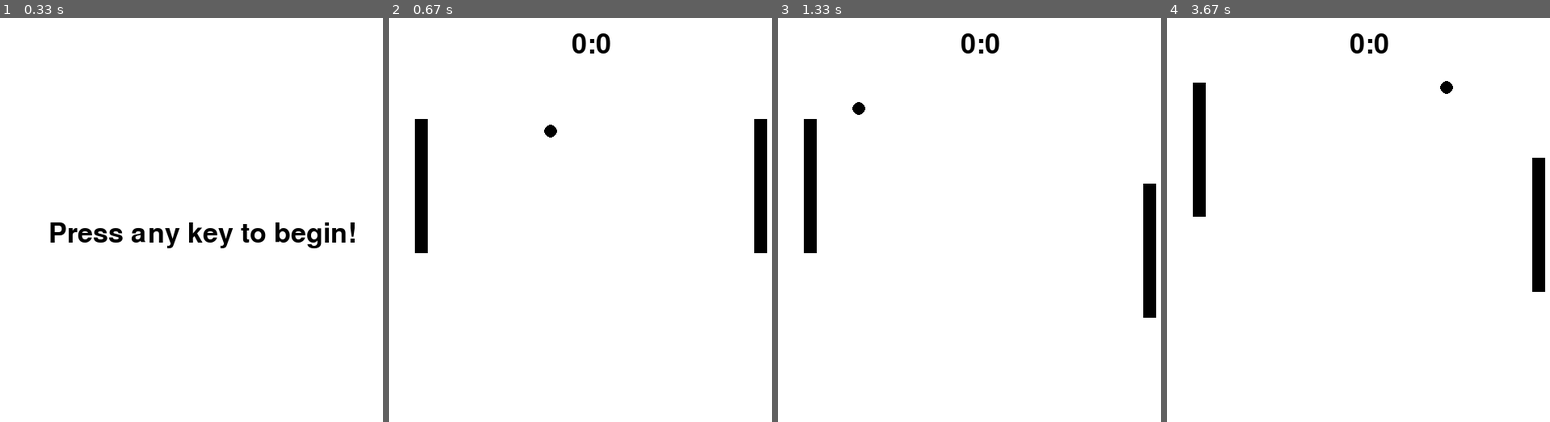
Above: before the commit, frames 1-4 (left to right).
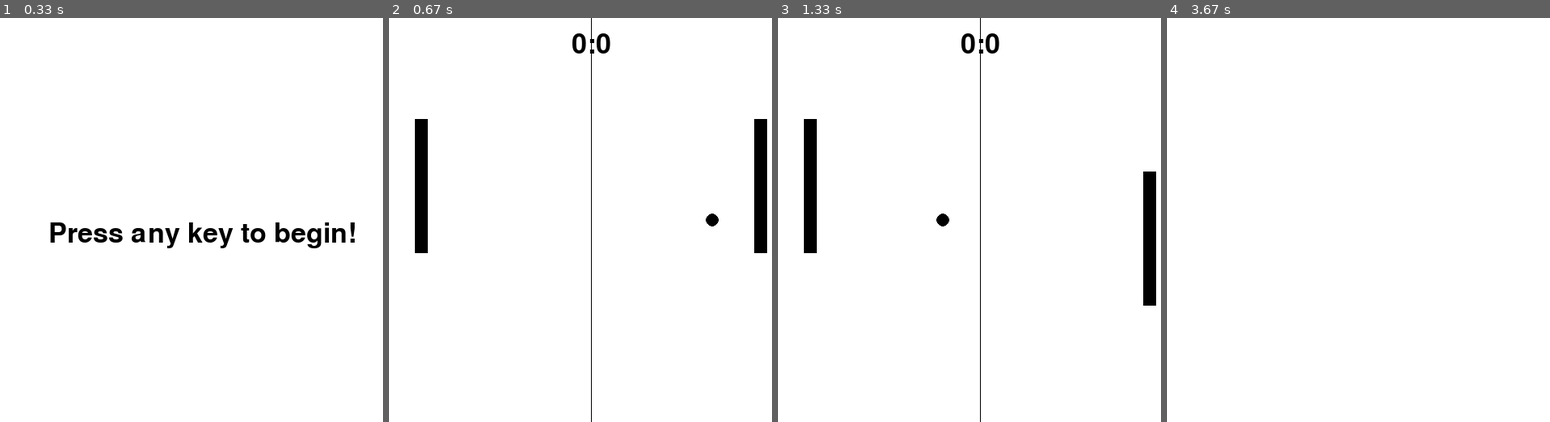
Above: after the commit, the same moments.

Repository: Chazz22/PygameTests
Game: pygame game, started from Pong.py
Same seed, same stepped clock (60 frames per second), same inputs: the game is played once before the commit and once after it.
Inputs:
- Up to frame 1 (0.33 s): no input
- Up to frame 2 (0.67 s): hold Up from 0.33 s (still down)
- Up to frame 3 (1.33 s): release Up at 0.8 s; hold Down 0.83-1.13 s; hold Up from 1.17 s (still down)
- Up to frame 4 (3.67 s): release Up at 1.53 s; hold Down 1.57-1.93 s; hold Up 1.97-2.27 s; hold Down 2.3-2.6 s; hold Up 2.63-3 s; hold W 2.63-3 s; hold Down 3.03-3.4 s; hold S 3.03-3.4 s; hold Up from 3.43 s (still down); hold W from 3.43 s (still down)

Frame 1 is identical in both runs. In frame 2, 0.4% of the frame differs, in the area x 40-87%, y 0-100%; in frame 3, 0.6%; in frame 4, 2.6%, in the area x 6-99%, y 3-68%.

Commit message:
Pong is at acceptable playability

Diff:
--- a/Pong.py
+++ b/Pong.py
@@ -1,6 +1,6 @@
 __author__ = 'jono'
 
-import pygame, math, random
+import pygame, math, random, time
 from abc import abstractmethod, ABCMeta
 
 display_size = 500
@@ -8,6 +8,8 @@
 
 ball_size = display_size // 30
 paddle_height = display_size // 3
+paddle_speed = ball_size // 1.2
+ball_speed = ball_size
 
 white = (255, 255, 255)
 black = (0, 0, 0)
@@ -23,8 +25,10 @@
         self.angle = angle
         self.speed = speed
         self.game_display = game_display
-
-    @abstractmethod
+        self.origin_x = self.x
+        self.origin_y = self.y
+        self.origin_angle = self.angle
+
     def move(self):
         pass
 
@@ -32,6 +36,11 @@
     def draw(self):
         pass
 
+    def reset(self):
+        self.x = self.origin_x
+        self.y = self.origin_y
+        self.angle = self.origin_angle
+
 
 class Paddle(BaseEntity):
 
@@ -52,13 +61,38 @@
         pygame.draw.circle(self.game_display, black, (self.x, self.y), self.radius, 0)
 
     def move(self):
-        self.x += int(math.sin(self.angle) * self.speed)
-        self.y -= int(math.cos(self.angle) * self.speed)
+        self.x += int(math.cos(self.angle) * self.speed)
+        self.y -= int(math.sin(self.angle) * self.speed)
 
     def reset(self):
+        ball_range = [random.uniform(-math.pi / 8, math.pi / 8), random.uniform(3 * math.pi / 4, 5 * math.pi / 4)]
         self.x = display_size // 2
         self.y = display_size // 2
-        self.angle = random.uniform(-math.pi / 4, math.pi / 4)
+        self.angle = random.choice(ball_range)
+
+
+class Hud(object):
+
+    def __init__(self, main):
+        self.main = main
+        self.game_display = main.game_display
+        pygame.font.init()
+        self.font = pygame.font.Font(None, display_size // 10)
+
+    def draw_line(self):
+        pygame.draw.line(self.game_display, black, (display_size // 2, 0), (display_size // 2, display_size))
+
+    def update_scoreboard(self):
+        text = self.font.render('{}:{}'.format(self.main.player1.score, self.main.player2.score), True, black)
+        self.game_display.blit(text, ((display_size // 2) - (text.get_rect().width // 2), ball_size))
+
+    def send_centered_message(self, msg):
+        text = self.font.render(msg, True, black)
+        self.game_display.blit(text, ((display_size // 2) - (text.get_rect().width // 2), display_size // 2))
+
+    def update(self):
+        self.update_scoreboard()
+        self.draw_line()
 
 
 class Main:
@@ -70,38 +104,32 @@
 
         self.game_started = False
 
-        self.clock = None
-        self.font = None
-        self.game_display = None
+        pygame.init()
+        self.clock = pygame.time.Clock()
+        self.game_display = pygame.display.set_mode((display_size, display_size))
+        pygame.display.set_caption('Pong')
 
         self.player1 = None
         self.player2 = None
         self.ball = None
 
+        self.hud = Hud(self)
+
         self.game_loop()
 
-    def scoreboard(self):
-        text = self.font.render('{}:{}'.format(self.player1.score, self.player2.score), True, black)
-        self.game_display.blit(text, ((display_size // 2) - (text.get_rect().width // 2), ball_size))
-
-    def send_centered_message(self, msg):
-        text = self.font.render(msg, True, black)
-        self.game_display.blit(text, ((display_size // 2) - (text.get_rect().width // 2), display_size // 2))
+    def reset(self):
+        self.player1.reset()
+        self.player2.reset()
+        self.ball.reset()
 
     def game_loop(self):
 
-        pygame.init()
-
-        self.clock = pygame.time.Clock()
-        self.font = pygame.font.Font(None, display_size // 10)
-        self.game_display = pygame.display.set_mode((display_size, display_size))
-        pygame.display.set_caption('Pong')
-
-        self.player1 = Paddle(self.game_display, ball_size * 2, display_size // 4, 0, ball_size)
-        self.player2 = Paddle(self.game_display, display_size - (ball_size * 3), display_size // 4, 0, ball_size)
+        self.player1 = Paddle(self.game_display, ball_size * 2, display_size // 4, 0, paddle_speed)
+        self.player2 = Paddle(self.game_display, display_size - (ball_size * 3), display_size // 4, 0, paddle_speed)
 
         self.ball = Ball(self.game_display, display_size // 2, display_size // 2
-                         , random.uniform(-2 * math.pi, 2 * math.pi), ball_size // 1.2)
+                         , 0, ball_speed)
+        self.ball.reset()
 
         while not self.game_started:
 
@@ -113,7 +141,7 @@
                     self.game_started = True
 
             self.game_display.fill(white)
-            self.send_centered_message('Press any key to begin!')
+            self.hud.send_centered_message('Press any key to begin!')
 
             pygame.display.update()
 
@@ -151,25 +179,27 @@
 
             # Ball collision with wall bounds
             if self.ball.x < ball_size:
-                self.ball.reset()
+                self.reset()
                 self.player2.score += 1
+                time.sleep(0.5)
             elif self.ball.x > display_size - ball_size:
-                self.ball.reset()
+                self.reset()
                 self.player1.score += 1
+                time.sleep(0.5)
             if self.ball.y < ball_size:
-                # For y coords, must use math.pi - angle to shift for cos
-                self.ball.angle = math.pi - self.ball.angle
+                self.ball.angle = -self.ball.angle
                 self.ball.y = 2 * ball_size - self.ball.y
             elif self.ball.y > display_size - ball_size:
-                self.ball.angle = math.pi - self.ball.angle
+                self.ball.angle = -self.ball.angle
                 self.ball.y = 2 * (display_size - ball_size) - self.ball.y
 
             # Ball collision with paddles
+            # For x coords, must use math.pi - angle to shift for cos
             if self.player1.x < self.ball.x < self.player1.x + ball_size and self.player1.y < self.ball.y < self.player1.y + paddle_height:
-                self.ball.angle = -self.ball.angle
+                self.ball.angle = math.pi - self.ball.angle - (self.player1.angle / 6)
                 self.ball.x = 2 * (self.player1.x + ball_size) - self.ball.x
             if self.player2.x < self.ball.x < self.player2.x + ball_size and self.player2.y < self.ball.y < self.player2.y + paddle_height:
-                self.ball.angle = -self.ball.angle
+                self.ball.angle = math.pi - self.ball.angle - (self.player2.angle / 6)
                 self.ball.x = 2 * self.player2.x - self.ball.x
 
             self.player1.move()
@@ -180,7 +210,7 @@
             self.player1.draw()
             self.player2.draw()
             self.ball.draw()
-            self.scoreboard()
+            self.hud.update()
 
             pygame.display.update()
             self.clock.tick(fps)
--- a/Test.py
+++ b/Test.py
@@ -1 +1,65 @@
-__author__ = "jono"
+import turtle, random, sys
+
+class Main:
+
+  def __init__(self):
+
+    sys.setExecutionLimit(1000000)
+
+    self.amt_turtles = None
+    self.turtles = []
+    self.draw_turtle = turtle.Turtle()
+    self.screen = self.draw_turtle.getscreen()
+
+    self.colors = ('black', 'red', 'green', 'blue',
+                  'purple', 'gray', 'pink', 'brown')
+
+    self.main_loop()
+
+
+  def prompt(self):
+    try:
+      self.amt_turtles = int(input('Amount of turtles: '))
+      self.amt_turtles = self.amt_turtles - (self.amt_turtles % 4)
+      print('Using {} turtles for equal spacing'.format(str(self.amt_turtles)))
+    except Exception as e:
+      self.prompt()
+
+  def main_loop(self):
+
+    self.prompt()
+
+    for i in range(0, self.amt_turtles):
+      turt = turtle.Turtle()
+      turt.ht()
+      turt.color(random.choice(self.colors))
+      turt.speed(0)
+      self.turtles.append(turt)
+
+    self.draw_quadrants()
+
+    increment = 360 / self.amt_turtles
+
+    # Cannot exceed more that 10 seconds
+    for i, turt in enumerate(self.turtles):
+      turt.left((i + 1) * increment)
+      turt.forward(self.screen.window_width() * 1.5)
+
+  def draw_quadrants(self):
+
+    self.draw_turtle.reset()
+    self.draw_turtle.speed(0)
+    self.draw_turtle.ht()
+    self.draw_turtle.pensize(4)
+    self.draw_turtle.down()
+    self.draw_turtle.goto(0, self.screen.window_height() / 2)
+    self.draw_turtle.goto(0, 0)
+    self.draw_turtle.goto(-self.screen.window_width() / 2, 0)
+    self.draw_turtle.goto(0, 0)
+    self.draw_turtle.goto(self.screen.window_width() / 2, 0)
+    self.draw_turtle.goto(0, 0)
+    self.draw_turtle.goto(0, -self.screen.window_height() / 2)
+    self.draw_turtle.pensize(1)
+
+
+Main()
